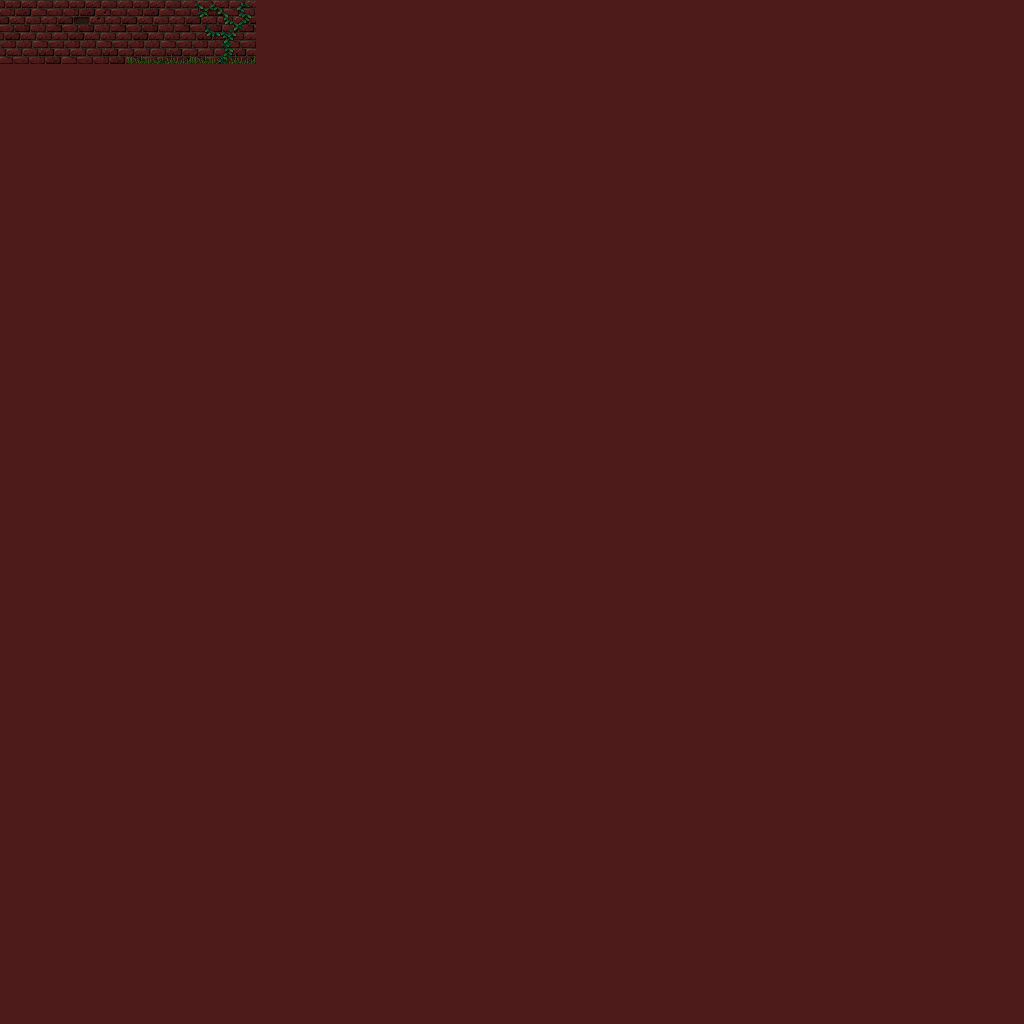
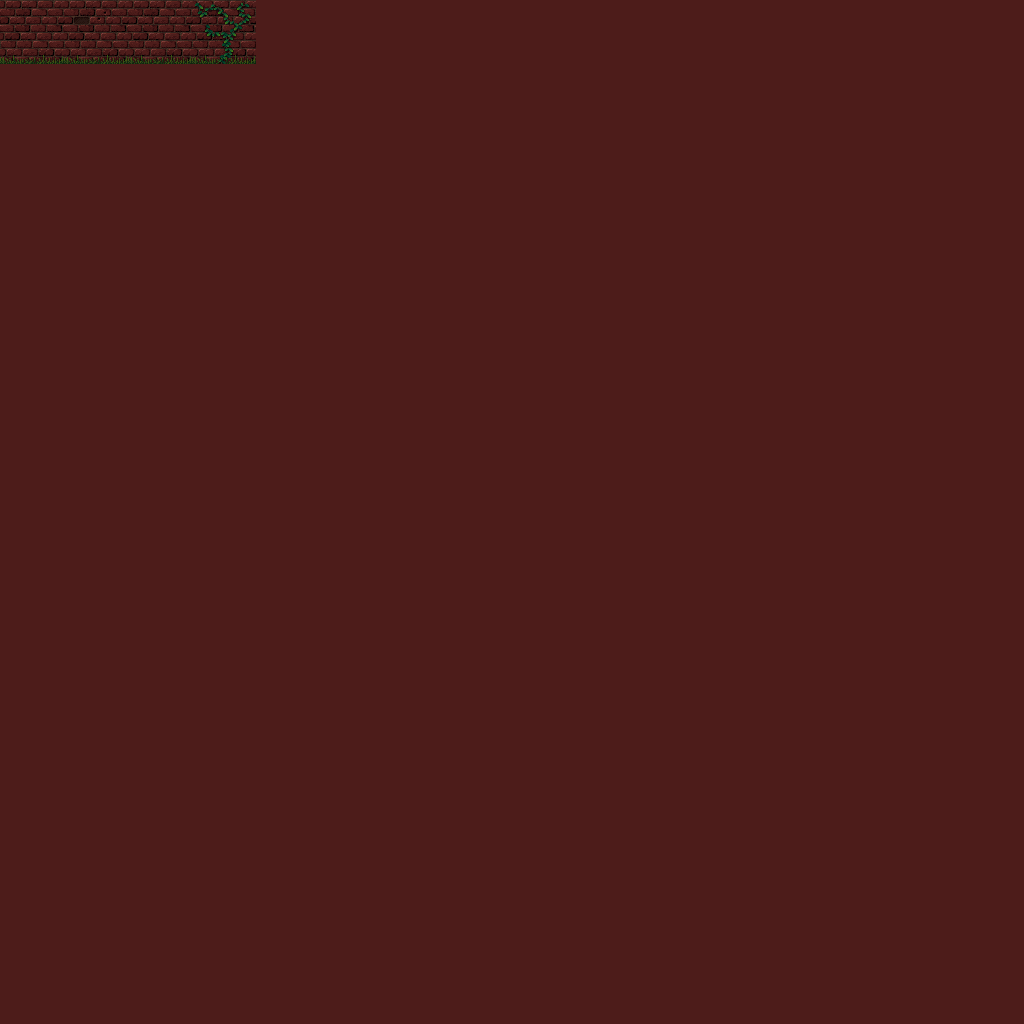
Layer changes from the first (1024, 1024) image to the second:
added layer "BRICK_4C.png copy #1" above "BRICK_4C.png copy" over (x1=0, y1=55, x2=64, y2=64)
added layer "BRICK_4C.png copy" above "BRICK_4C.png" over (x1=64, y1=55, x2=128, y2=64)
